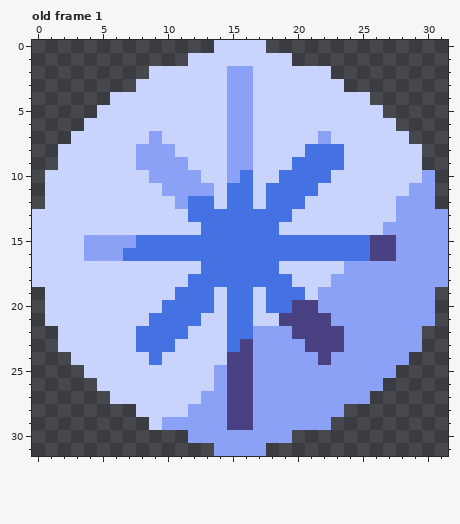
File history of a pixel-art file, assets/sprites/Weapons/Charge Bullet.aseprite. The first picture shows the starting point.
32x32 pixels, 1 frame. Shown: old frame 1. The commit also changed other frames, which this record leaves out.
Once edited:
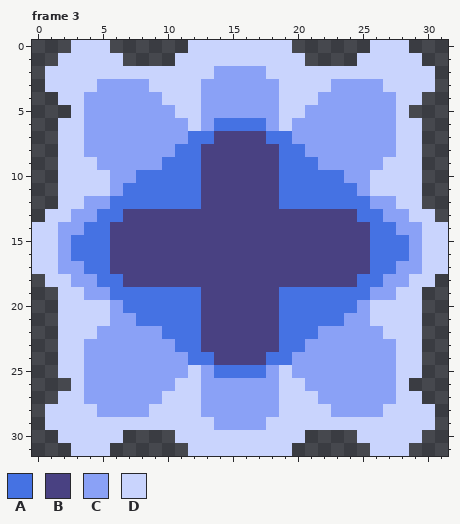
Palette (. is transparent): A #4572e3  B #494182  C #8aa1f6  D #c9d4fd
A new or re-ordered frame is compared with the old frame closest to it.
The exact change:
frames 1 -> 3
--- frame 3 is new; against old frame 1
@@ x 0..31 @@
- 0 ..............DDDD..............
- 1 ............DDDDDDDD............
- 2 .........DDDDDDCCDDDDDD.........
- 3 ........DDDDDDDCCDDDDDDD........
- 4 ......DDDDDDDDDCCDDDDDDDDD......
- 5 .....DDDDDDDDDDCCDDDDDDDDDD.....
- 6 ....DDDDDDDDDDDCCDDDDDDDDDDD....
- 7 ...DDDDDDCDDDDDCCDDDDDCDDDDDD...
- 8 ..DDDDDDCCCDDDDCCDDDDAAADDDDDD..
- 9 ..DDDDDDCCCCDDDCCDDDAAAADDDDDD..
-10 .DDDDDDDDCCCCDDCADDAAAADDDDDDDC.
-11 .DDDDDDDDDCCCCDAADAAAADDDDDDDCC.
-12 .DDDDDDDDDDCAADAADAAADDDDDDDCCC.
-13 DDDDDDDDDDDDAAAAAAAADDDDDDDDCCCC
-14 DDDDDDDDDDDDDAAAAAADDDDDDDDCCCCC
-15 DDDDCCCCAAAAAAAAAAAAAAAAAABBCCCC
-16 DDDDCCCAAAAAAAAAAAAAAAAAAABBCCCC
-17 DDDDDDDDDDDDDAAAAAADDDDDCCCCCCCC
-18 DDDDDDDDDDDDAAAAAAAADDDCCCCCCCCC
-19 .DDDDDDDDDDAAADAADAAADCCCCCCCCC.
-20 .DDDDDDDDDAAAADAADAABBCCCCCCCCC.
-21 .DDDDDDDDAAAADDAADDBBBBCCCCCCCC.
-22 ..DDDDDDAAAADDDAACCCBBBBCCCCCC..
-23 ..DDDDDDAAADDDDABCCCCBBBCCCCCC..
-24 ...DDDDDDADDDDDBBCCCCCBCCCCCC...
-25 ....DDDDDDDDDDCBBCCCCCCCCCCC....
-26 .....DDDDDDDDDCBBCCCCCCCCCC.....
-27 ......DDDDDDDCCBBCCCCCCCCC......
-28 ........DDDDCCCBBCCCCCCC........
-29 .........DCCCCCBBCCCCCC.........
-30 ............CCCCCCCC............
-31 ..............CCCC..............
+ 0 ...DDD......DDDDDDDD......DDD...
+ 1 ..DDDDD....DDDDDDDDDD....DDDDD..
+ 2 .DDDDDDDDDDDDDCCCCDDDDDDDDDDDDD.
+ 3 .DDDDCCCCDDDDCCCCCCDDDDCCCCDDDD.
+ 4 ..DDCCCCCCDDDCCCCCCDDDCCCCCCDD..
+ 5 ...DCCCCCCCDDCCCCCCDDCCCCCCCD...
+ 6 ..DDCCCCCCCCDCAAAACDCCCCCCCCDD..
+ 7 ..DDCCCCCCCCAABBBBAACCCCCCCCDD..
+ 8 ..DDCCCCCCCAABBBBBBAACCCCCCCDD..
+ 9 ..DDDCCCCCAAABBBBBBAAACCCCCDDD..
+10 ..DDDDCCAAAAABBBBBBAAAAACCDDDD..
+11 ..DDDDCAAAAAABBBBBBAAAAAACDDDD..
+12 ..DDCCAAAAAAABBBBBBAAAAAAACCDD..
+13 .DDCCAABBBBBBBBBBBBBBBBBBAACCDD.
+14 DDCCAABBBBBBBBBBBBBBBBBBBBAACCDD
+15 DDCAAABBBBBBBBBBBBBBBBBBBBAAACDD
+16 DDCAAABBBBBBBBBBBBBBBBBBBBAAACDD
+17 DDCCAABBBBBBBBBBBBBBBBBBBBAACCDD
+18 .DDCCAABBBBBBBBBBBBBBBBBBAACCDD.
+19 ..DDCCAAAAAAABBBBBBAAAAAAACCDD..
+20 ..DDDDCAAAAAABBBBBBAAAAAACDDDD..
+21 ..DDDDCCAAAAABBBBBBAAAAACCDDDD..
+22 ..DDDCCCCCAAABBBBBBAAACCCCCDDD..
+23 ..DDCCCCCCCAABBBBBBAACCCCCCCDD..
+24 ..DDCCCCCCCCAABBBBAACCCCCCCCDD..
+25 ..DDCCCCCCCCDCAAAACDCCCCCCCCDD..
+26 ...DCCCCCCCDDCCCCCCDDCCCCCCCD...
+27 ..DDCCCCCCDDDCCCCCCDDDCCCCCCDD..
+28 .DDDDCCCCDDDDCCCCCCDDDDCCCCDDDD.
+29 .DDDDDDDDDDDDDCCCCDDDDDDDDDDDDD.
+30 ..DDDDD....DDDDDDDDDD....DDDDD..
+31 ...DDD......DDDDDDDD......DDD...
